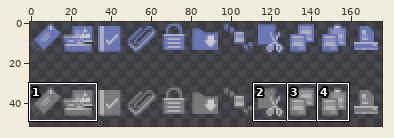
One commit to this sprite sheet: src/chrome/messenger/messengercompose/compose-toolbar-small.png. The picture above shows the old version from afar; the outline marks the close-up.
Close-up. First the earlier version:
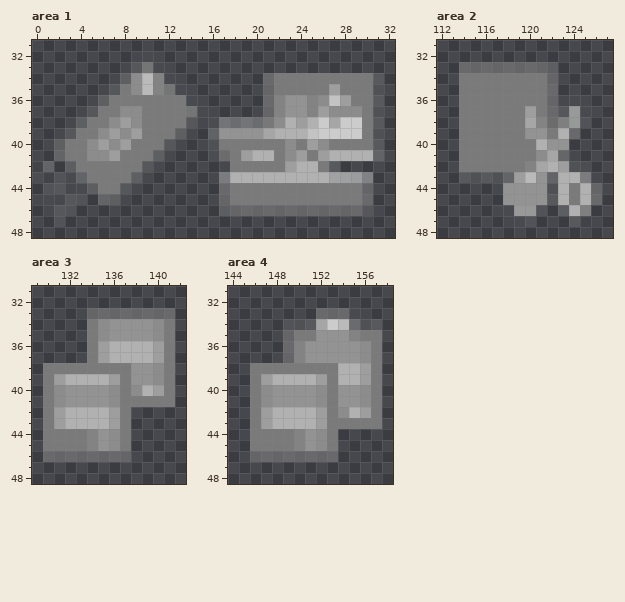
The file is 176x64 pixels. Colours within 5 levels of each other are drawn and written as one. Shown: area 1: x 0..32, y 31..48; area 2: x 112..127, y 31..48; area 3: x 129..142, y 31..48; area 4: x 144..158, y 31..48. The wide view leaves out empty margins. The commit also changed other parts of the picture, which this record leaves out.
After the commit:
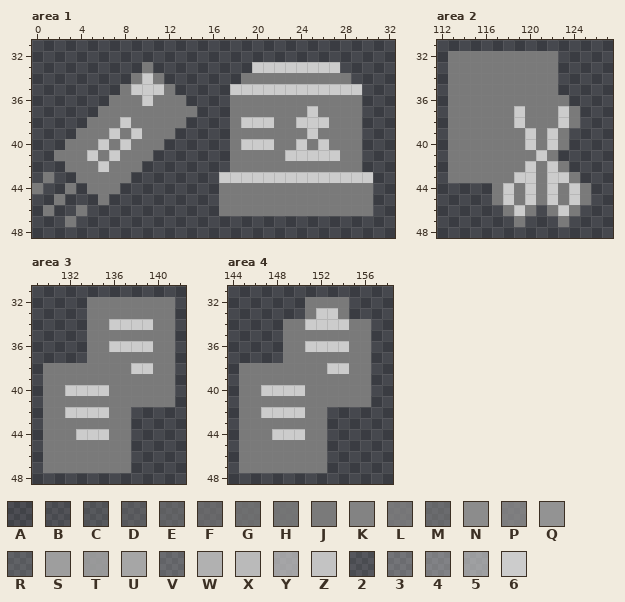
Palette (. is transparent): A #7a7a7a1c  B #7a7a7a39  C #7a7a7a55  D #7a7a7a71  E #7a7a7a8e  F #7a7a7aaa  G #7a7a7ac6  H #7a7a7ae3  J #7a7a7a  K #838383  L #868686c6  M #8787878e  N #8c8c8c  P #8f8f8fc6  Q #939393  R #95959555  S #9e9e9e  T #a3a3a3e3  U #a6a6a6  V #b1b1b155  W #b1b1b1  X #bababa  Y #c0c0c0c6  Z #c3c3c3  2 #cccccc1c  3 #cccccc55  4 #cccccc71  5 #ccccccaa  6 #cccccc
What changed:
Changed rows in their new state; - is an unchanged pixel.
Area 1:
first column x 0:
32 ----------.---------------------
33 ---------.J.--------66666666----
34 --------.J6J.------JJJ-------...
35 -------.-666J.----666666666666..
36 ------.---6---.---JJJJJJJJJJJ-..
37 -----.--JJ----J.--JJJJJJJ6JJJJ..
38 ----.--J6J----.-..J666JJ66-JJJ..
39 ---.--J6J6---.--..JJJJJJJ6JJJJ..
40 --.--J6J6---.---..-666-J6J6---..
41 --J--6J6---.----..-JJJ-66666JJ..
42 ..-J--6---.------------JJJ-JJJ--
43 .J..J----.-------66666666666666-
44 J..J.J--.--------J------------J-
45 -.J..-J.---------J------------J-
46 -J..J------------JJJJJJJJJJJJJJ-
47 --.J----------------------------
Area 2:
first column x 113:
32 JJJJJJJJJJ----
33 JJJJJJJJJJ----
34 J--------J----
35 J--------J----
36 J--------JJ.--
37 J-----6J-J6J.-
38 J-----6JJJ6J.-
39 J------6J6J.--
40 J------6J6J---
41 J-------6J.---
42 J------6J6J..-
43 JJJJJJ66J66J.-
44 ----J6J6J6J6J.
45 ----J6J6J6J6J.
46 -----J6J.J6J.-
47 ------J.--J..-
Area 3:
first column x 130:
32 ----JJJJJJJJ
33 ----JJJJJJJJ
34 -----J6666J-
35 -----JJJJJJ-
36 -----J6666J-
37 -----JJJJJJ-
38 --------66J-
39 -JJJJJJ-JJJ-
40 -J6666J-JJJ-
41 -JJJJJJ-----
42 -J6666J-----
43 -JJJJJJ-----
44 ---666J-----
45 ----JJJ-----
46 JJJJJJJJ----
47 JJJJJJJJ----
Area 4:
first column x 145:
32 ------JJJJ---
33 ------J66J.--
34 ----JJ66-6JJ.
35 ----J--JJJJ-.
36 ----JJ6666JJ.
37 ----JJJJJJJJ.
38 J-------66JJ.
39 J-JJJJJJ-JJJ.
40 J-6666JJ-JJJ.
41 J-JJJJJJ-JJJ.
42 J-6666JJ.....
43 J-JJJJJJ.....
44 J--666JJ.----
45 J----JJJ.----
46 JJJJJJJJ.----
47 JJJJJJJJ-----
Boxes around the changes in both close-ups, in picture pixels (x1, y1, x2, y2):
changed: (32, 51, 384, 227)
changed: (448, 51, 602, 227)
changed: (43, 297, 175, 473)
changed: (239, 297, 382, 473)
